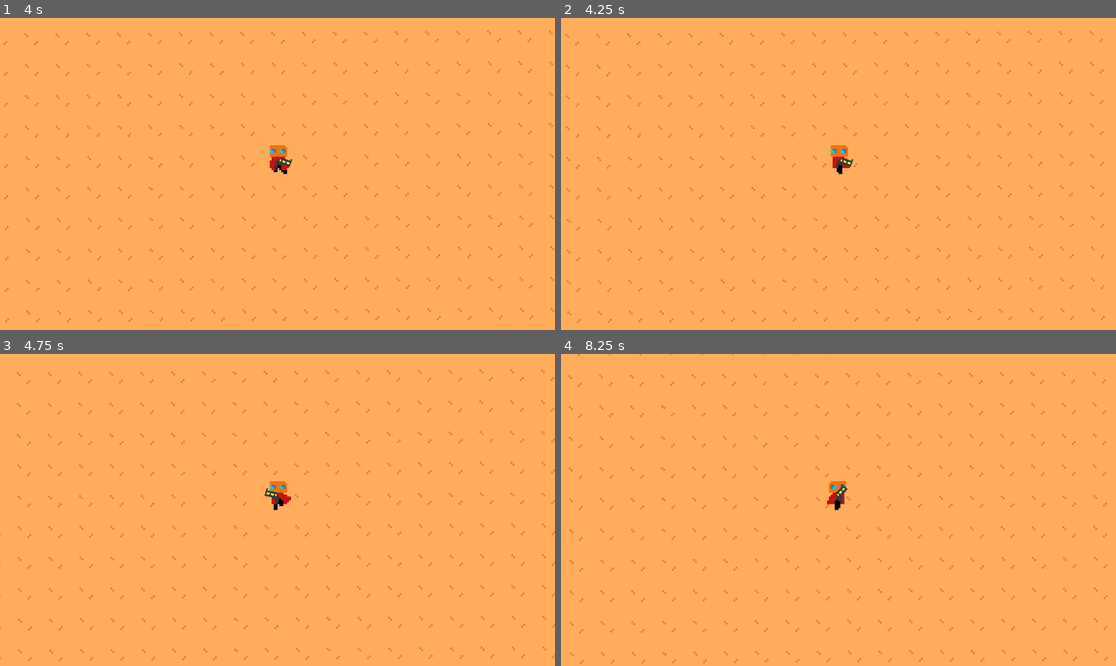
Above: before the commit, frames 1-4 (two rows, left to right).
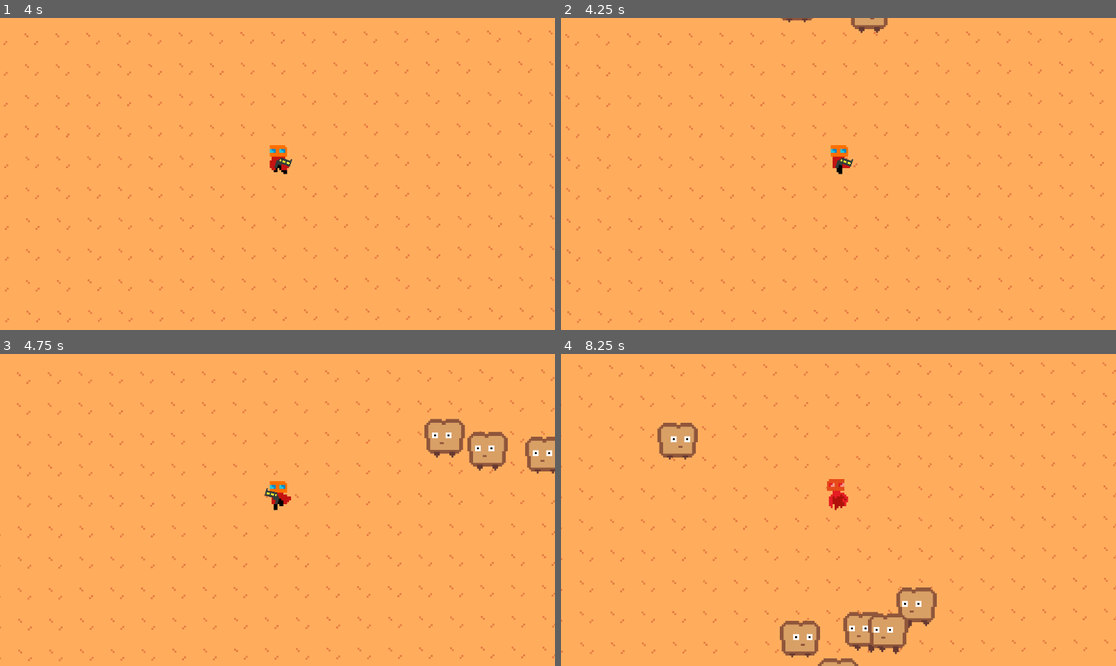
Above: after the commit, the same moments.

Repository: mendsergon/Kill-The-Food-Pyramid
Game: Godot game, scene res://Assets/Scenes/floor_1.tscn
The game is run twice, just before and just after one commit, with the same random seed, the same clock (stepped at 60 frames per second) and the same inputs. This scene is started directly instead of the project's main scene.
Inputs (mouse positions are in pixels of both pictures, inside the frame that each line leads up to):
- Up to frame 1 (4 s): move the mouse to (399, 158) at 0.52 s; hold D (move_right) 0.53-1.28 s; hold X (Interact) 0.53-1.28 s; move the mouse to (166, 189) at 1.27 s; hold S (move_down) 1.28-2.03 s; tap Shift (dash) at 1.35 s; move the mouse to (333, 105) at 2.02 s; hold D (move_right) 2.03-2.78 s; tap E (melee) at 2.1 s; move the mouse to (249, 236) at 2.77 s; hold W (move_up) 2.78-3.53 s; click (249, 236) at 2.85 s; move the mouse to (444, 220) at 3.52 s; hold A (move_left) from 3.53 s (still down); hold X (Interact) from 3.53 s (still down)
- Up to frame 2 (4.25 s): keep holding A (move_left); keep holding X (Interact)
- Up to frame 3 (4.75 s): keep holding A (move_left); move the mouse to (111, 463) at 4.27 s; release X (Interact) at 4.28 s; tap Shift (dash) at 4.35 s
- Up to frame 4 (8.25 s): move the mouse to (866, 510) at 5.02 s; release A (move_left) at 5.03 s; hold S (move_down) 5.03-5.78 s; tap E (melee) at 5.1, 8.1 s; move the mouse to (755, 432) at 5.77 s; hold D (move_right) 5.78-6.53 s; click (755, 432) at 5.85 s; move the mouse to (960, 494) at 6.52 s; hold W (move_up) 6.53-7.28 s; hold X (Interact) 6.53-7.28 s; move the mouse to (727, 525) at 7.27 s; hold D (move_right) 7.28-8.03 s; tap Shift (dash) at 7.35 s; move the mouse to (894, 441) at 8.02 s; hold S (move_down) from 8.03 s (still down)

Frame 1 is identical in both runs. In frame 2, 0.3% of the frame differs, in the area x 39-59%, y 0-5%; in frame 3, 2.1%; in frame 4, 6.9%, in the area x 0-100%, y 0-100%.

Commit message:
Added first wave on floor 1

Diff:
--- a/Assets/Scenes/floor_1.tscn
+++ b/Assets/Scenes/floor_1.tscn
@@ -3947,6 +3947,9 @@
 sources/23 = SubResource("TileSetAtlasSource_l8qcx")
 sources/24 = SubResource("TileSetAtlasSource_2q1bl")
 
+[sub_resource type="RectangleShape2D" id="RectangleShape2D_avqbm"]
+size = Vector2(704, 703)
+
 [node name="Floor 1" type="Node2D"]
 script = ExtResource("1_avqbm")
 
@@ -3966,3 +3969,11 @@
 
 [node name="Camera2D" type="Camera2D" parent="Player"]
 zoom = Vector2(4, 4)
+
+[node name="SpawnArea" type="Area2D" parent="."]
+
+[node name="CollisionShape2D" type="CollisionShape2D" parent="SpawnArea"]
+light_mask = 0
+visibility_layer = 0
+position = Vector2(5, 7.5)
+shape = SubResource("RectangleShape2D_avqbm")
--- a/Assets/Scripts/floor_1.gd
+++ b/Assets/Scripts/floor_1.gd
@@ -3,7 +3,83 @@
 ### --- NODE REFERENCES --- ###
 @onready var player: CharacterBody2D = $Player
 @onready var camera_2d: Camera2D = $Player/Camera2D
-@onready var bread: CharacterBody2D = $Bread
+@onready var spawn_area: Area2D = $SpawnArea
+@onready var spawn_shape: CollisionShape2D = $SpawnArea/CollisionShape2D
 
 ### --- ENEMY SCENES --- ###
-var burger_scene: PackedScene = preload("res://Assets/Scenes/bread.tscn")
+var bread_scene: PackedScene = preload("res://Assets/Scenes/bread.tscn")
+
+### --- SPAWN SETTINGS --- ###
+var total_to_spawn := 20
+var spawned_count := 0
+var spawn_timer: Timer
+
+var edge_offset := 16 # pixels outside camera view
+
+func _ready() -> void:
+	randomize()
+	spawn_timer = Timer.new()
+	spawn_timer.wait_time = 1.0
+	spawn_timer.one_shot = false
+	spawn_timer.connect("timeout", Callable(self, "_spawn_wave_batch"))
+	add_child(spawn_timer)
+	spawn_timer.start()
+
+func _spawn_wave_batch() -> void:
+	if spawned_count >= total_to_spawn:
+		spawn_timer.stop()
+		return
+
+	for i in range(2):
+		if spawned_count >= total_to_spawn:
+			break
+		var spawn_pos = _get_spawn_position_near_camera_edge_in_area()
+		var bread_enemy = bread_scene.instantiate()
+		bread_enemy.global_position = spawn_pos
+		if bread_enemy.has_method("set_player_reference"):
+			bread_enemy.set_player_reference(player)
+		get_parent().add_child(bread_enemy)
+		spawned_count += 1
+
+func _get_spawn_position_near_camera_edge_in_area() -> Vector2:
+	var shape := spawn_shape.shape
+	if shape is RectangleShape2D:
+		var extents: Vector2 = shape.extents
+		var area_min = spawn_shape.global_position - extents
+		var area_max = spawn_shape.global_position + extents
+
+		var cam_rect := Rect2(
+			camera_2d.global_position - camera_2d.get_viewport_rect().size * 0.5,
+			camera_2d.get_viewport_rect().size
+		)
+
+		var pos := Vector2.ZERO
+		var tries := 0
+		while true:
+			# Pick side of camera
+			var side := randi() % 4
+			match side:
+				0: # top
+					pos.y = cam_rect.position.y - edge_offset
+					pos.x = clamp(randf_range(cam_rect.position.x, cam_rect.position.x + cam_rect.size.x), area_min.x, area_max.x)
+				1: # bottom
+					pos.y = cam_rect.position.y + cam_rect.size.y + edge_offset
+					pos.x = clamp(randf_range(cam_rect.position.x, cam_rect.position.x + cam_rect.size.x), area_min.x, area_max.x)
+				2: # left
+					pos.x = cam_rect.position.x - edge_offset
+					pos.y = clamp(randf_range(cam_rect.position.y, cam_rect.position.y + cam_rect.size.y), area_min.y, area_max.y)
+				3: # right
+					pos.x = cam_rect.position.x + cam_rect.size.x + edge_offset
+					pos.y = clamp(randf_range(cam_rect.position.y, cam_rect.position.y + cam_rect.size.y), area_min.y, area_max.y)
+
+			# Ensure position is inside spawn area bounds
+			if pos.x >= area_min.x and pos.x <= area_max.x and pos.y >= area_min.y and pos.y <= area_max.y:
+				# Ensure not inside camera view
+				if not cam_rect.has_point(pos):
+					return pos
+
+			tries += 1
+			if tries > 50:
+				return spawn_shape.global_position
+
+	return spawn_shape.global_position
Not shown: 1 places in Assets/Scenes/floor_1.tscn that only renumber resources
